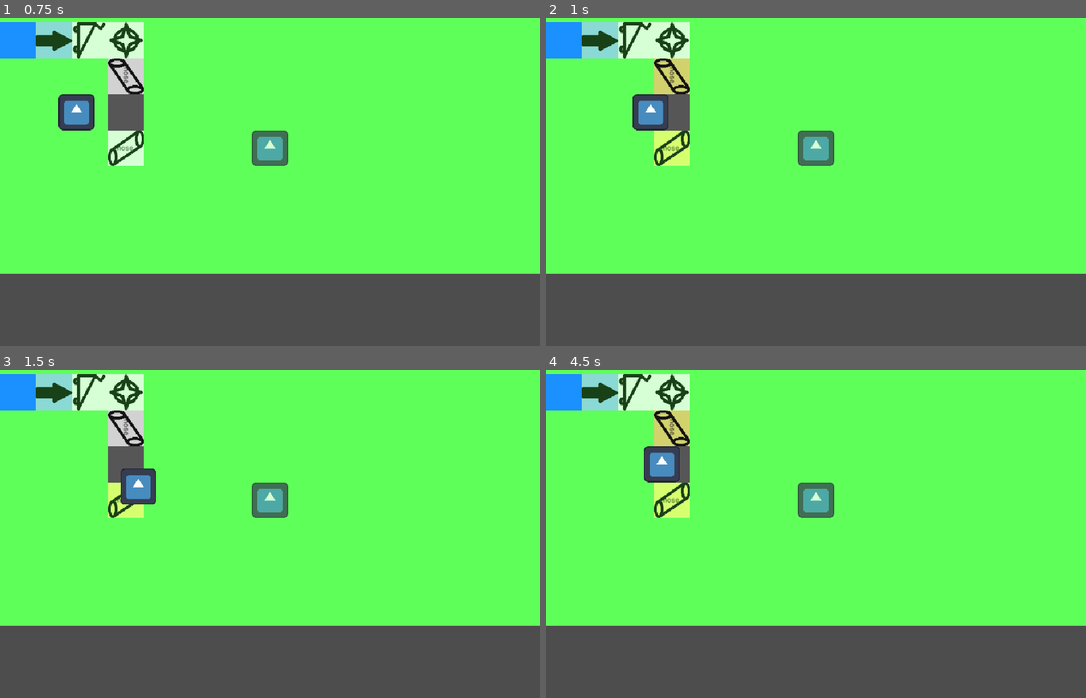
Above: before the commit, frames 1-4 (two rows, left to right).
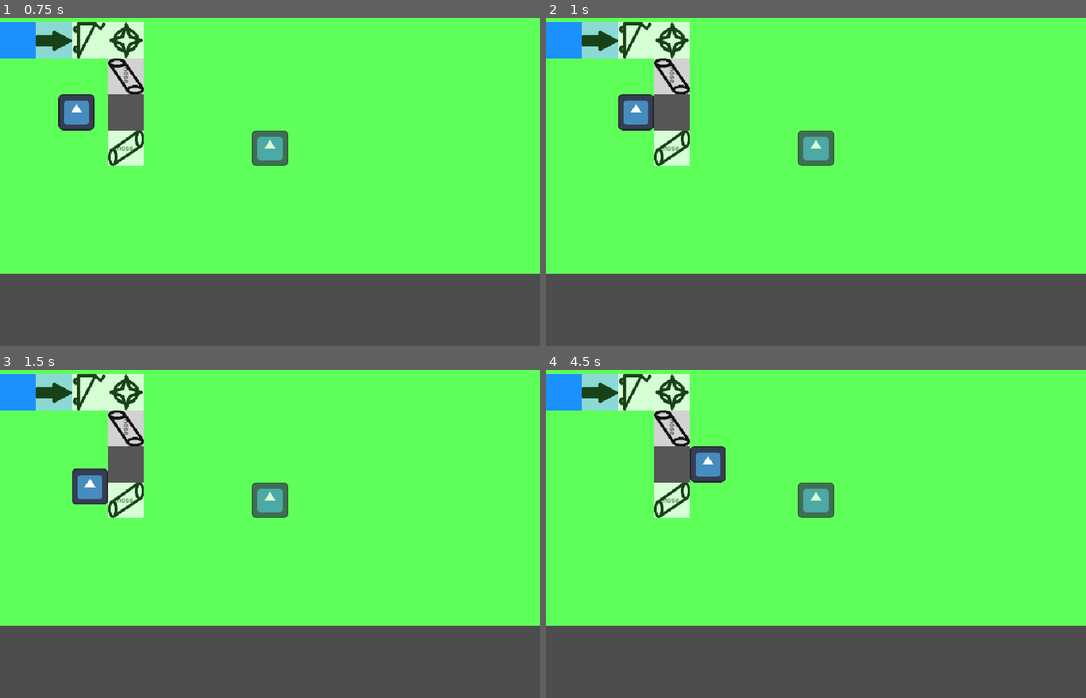
Above: after the commit, the same moments.

Repository: Anjellyrika/the-flower-factory
Game: Godot game, scene res://levels/level_1/level_1.tscn
Same seed, same stepped clock (60 frames per second), same inputs: the game is played once before the commit and once after it. The engine's default icon, where the game draws it, is replaced by a stand-in: a white triangle on a blue panel in a dark square.
Inputs:
- Up to frame 1 (0.75 s): tap Enter at 0.5 s; hold Right (Right) from 0.53 s (still down); hold E (interact) from 0.53 s (still down)
- Up to frame 2 (1 s): keep holding Right (Right); keep holding E (interact)
- Up to frame 3 (1.5 s): release Right (Right) at 1.28 s; release E (interact) at 1.28 s; hold Down (Down) from 1.28 s (still down); tap E (interact) at 1.35 s
- Up to frame 4 (4.5 s): release Down (Down) at 2.03 s; hold Right (Right) 2.03-2.78 s; hold E (interact) 2.03-2.78 s; hold Up (Up) 2.78-3.53 s; tap E (interact) at 2.85, 4.35 s; hold E (interact) 3.53-4.28 s; hold Left (Left) from 3.53 s (still down)

Frame 1 is identical in both runs. In frame 2, 1.9% of the frame differs, in the area x 13-27%, y 12-46%; in frame 3, 1.8%; in frame 4, 2.5%, in the area x 18-34%, y 12-46%.

Commit message:
fix: make Rock impassable

Diff:
--- a/objects/obstacles/rock.tscn
+++ b/objects/obstacles/rock.tscn
@@ -3,7 +3,7 @@
 [sub_resource type="RectangleShape2D" id="RectangleShape2D_y00b8"]
 size = Vector2(64, 64)
 
-[node name="Rock" type="Area2D" unique_id=1755523138]
+[node name="Rock" type="StaticBody2D" unique_id=497777531]
 
 [node name="CollisionShape2D" type="CollisionShape2D" parent="." unique_id=1558804273]
 shape = SubResource("RectangleShape2D_y00b8")
